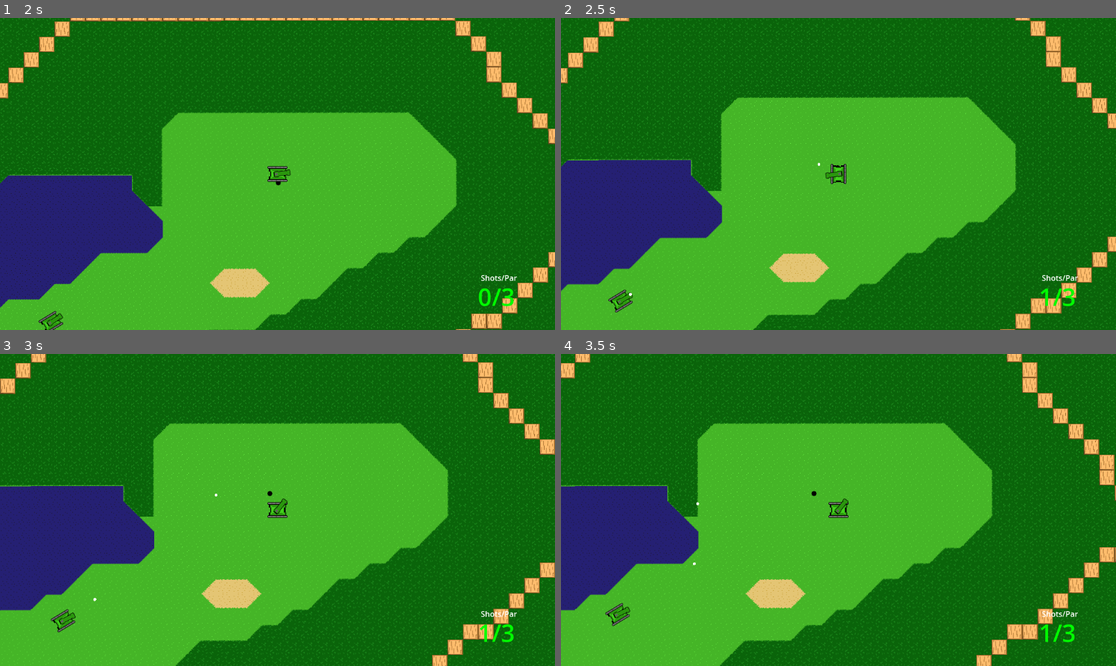
Above: before the commit, frames 1-4 (two rows, left to right).
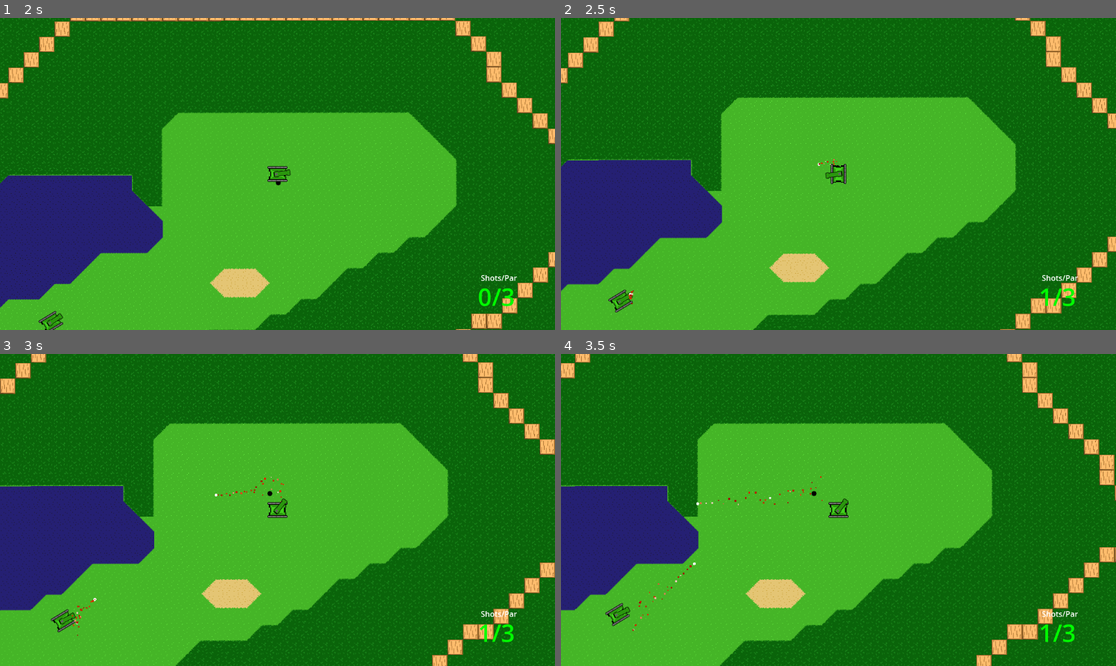
Above: after the commit, the same moments.

Repository: Sabertooth-Software/Bunker-Buster
Game: Godot game, scene res://Scenes/Levels/Hole 1.tscn
Two runs of this game, one before a commit and one after it. Both use one fixed random seed, a clock stepped at 60 frames per second and the inputs below. The engine's default icon, where the game draws it, is replaced by a stand-in: a white triangle on a blue panel in a dark square.
Inputs (mouse positions are in pixels of both pictures, inside the frame that each line leads up to):
- Up to frame 1 (2 s): click "Fight!" at 0.5 s; move the mouse to (399, 158) at 1.27 s; press the mouse at (399, 158) at 1.28 s; hold Right (right) from 1.28 s (still down)
- Up to frame 2 (2.5 s): move the mouse to (727, 189) at 2.02 s; release Right (right) at 2.03 s; release the mouse at (727, 189) at 2.03 s; hold S (down) from 2.03 s (still down); tap Space (shoot) at 2.1 s
- Up to frame 3 (3 s): move the mouse to (333, 441) at 2.77 s; release S (down) at 2.78 s; press the mouse at (333, 441) at 2.78 s; hold Right (right) from 2.78 s (still down)
- Up to frame 4 (3.5 s): keep holding Right (right)

Frame 1 is identical in both runs. In frame 2, less than 0.1% of the frame differs, in the area x 12-50%, y 45-92%; in frame 3, less than 0.1%; in frame 4, 0.1%, in the area x 12-48%, y 39-89%.

Commit message:
Add CPU particles

Diff:
--- a/Scenes/Bullet.tscn
+++ b/Scenes/Bullet.tscn
@@ -8,6 +8,10 @@
 [sub_resource type="SphereMesh" id="SphereMesh_plxgq"]
 radius = 1.0
 height = 2.0
+
+[sub_resource type="Gradient" id="Gradient_allqd"]
+offsets = PackedFloat32Array(0, 0.572519, 1)
+colors = PackedColorArray(0.631373, 0, 0, 1, 0.843137, 0.223529, 0.0117647, 1, 1, 1, 1, 1)
 
 [node name="Bullet" type="RigidBody2D"]
 collision_layer = 16
@@ -28,5 +32,15 @@
 one_shot = true
 autostart = true
 
+[node name="CPUParticles2D" type="CPUParticles2D" parent="."]
+scale = Vector2(5, 5)
+amount = 30
+gravity = Vector2(2.08165e-12, 2.08165e-12)
+initial_velocity_min = 10.0
+initial_velocity_max = 15.0
+scale_amount_min = 2.0
+scale_amount_max = 4.0
+color_initial_ramp = SubResource("Gradient_allqd")
+
 [connection signal="body_entered" from="." to="." method="_on_body_entered"]
 [connection signal="timeout" from="Timer" to="." method="_on_timer_timeout"]
Not shown: 1 places in Scenes/Bullet.tscn that only renumber resources
